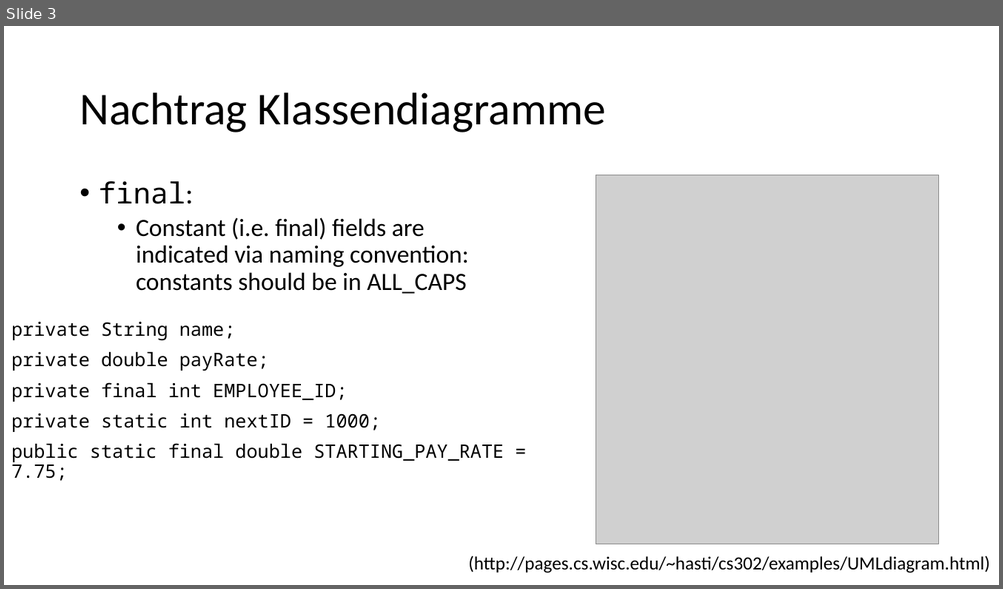
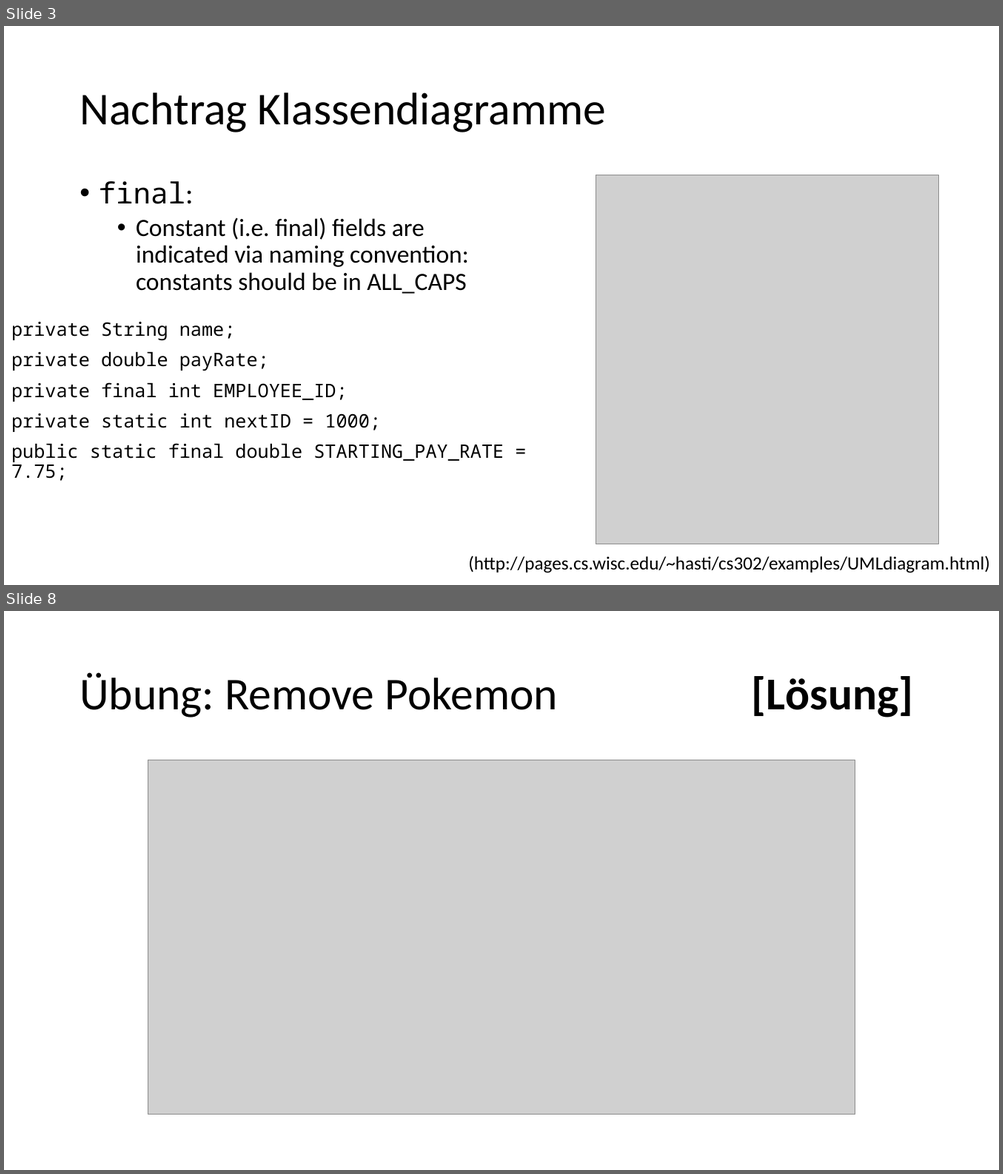
Before and after one commit to desombre/java_examples, a slide deck: ISW_WDH_20191211.pptx. Shown one above the other, each under a label of ours: slide 3 before the commit, slides 3 and 8 after it; the slides between them are not shown. The pictures are 1003x589 and 1003x1174 pixels, drawn with LibreOffice and Linux fonts; fonts in the diff are those of the drawing; grey boxes stand for pictures. Boxes give left, top, right and bottom in pixels: in the first picture for what was removed or moved away, otherwise in the second. Text is boxed around its words. In the diff, an @@ line names an element or a change of style, - is before the commit and + after.

```diff
--- a/ISW_WDH_20191211.pptx
+++ b/ISW_WDH_20191211.pptx
@@ slide 8 added at (x1=4, y1=611, x2=999, y2=1170), background #FFFFFF @@
@@ title added at (x1=79, y1=672, x2=913, y2=718), 44 pt, text #000000 @@
+Übung: Remove Pokemon [Lösung]
@@ picture added at (x1=148, y1=760, x2=855, y2=1116) @@
```
Also in this commit, not shown: 4 slides changed, 4 other slides added, 2 other files.
